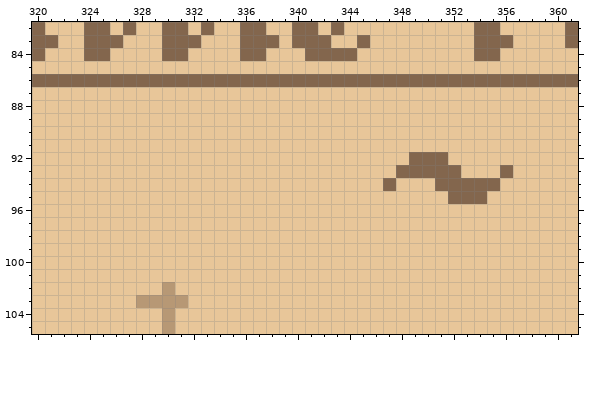
Edited in one commit: pixel-art file (Assets/Sprites/Tests/UI/UI.aseprite). Above, as it was before the edit.
544x480 pixels, 1 frame. Colours within 5 levels of each other are drawn and written as one. Shown: x 320..361, y 82..105.
The same view after the edit:
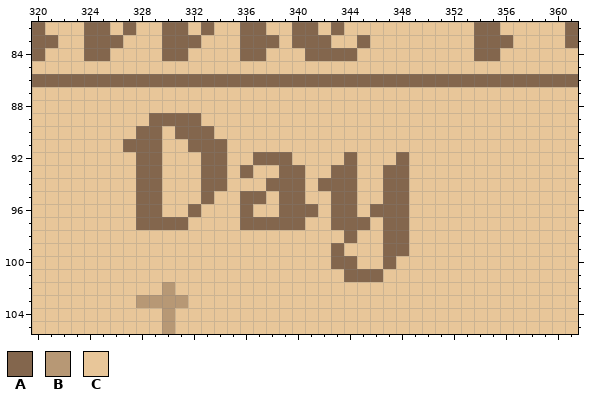
Palette (. is transparent): A #83664d  B #b79875  C #e8c699
Commit: Create battle report UI document
What changed:
Layer "Battle report":
y 89: x 329..332 CCCC -> AAAA
y 90: x 328..329 CC -> AA; x 331..333 CCC -> AAA
y 91: x 327..329 CCC -> AAA; x 332..334 CCC -> AAA
y 92: x 328..329 CC -> AA; x 333..334 CC -> AA; x 337..339 CCC -> AAA; x 344 C -> A; x 348..351 CAAA -> ACCC
y 93: x 328..329 CC -> AA; x 333..334 CC -> AA; x 336 C -> A; x 339..340 CC -> AA; x 343..344 CC -> AA; x 347 C -> A; x 349..352 AAAA -> CCCC; x 356 A -> C
y 94: x 328..329 CC -> AA; x 333..334 CC -> AA; x 338..340 CCC -> AAA; x 342..344 CCC -> AAA; x 348 C -> A; x 351..355 AAAAA -> CCCCC
y 95: x 328..329 CC -> AA; x 333 C -> A; x 336..337 CC -> AA; x 339..340 CC -> AA; x 343..344 CC -> AA; x 347..348 CC -> AA; x 352..354 AAA -> CCC
y 96: x 328..329 CC -> AA; x 332 C -> A; x 336 C -> A; x 339..341 CCC -> AAA; x 343..344 CC -> AA; x 346..348 CCC -> AAA
y 97: x 328..331 CCCC -> AAAA; x 336..340 CCCCC -> AAAAA; x 343..345 CCC -> AAA; x 347..348 CC -> AA
y 98: x 344 C -> A; x 347..348 CC -> AA
y 99: x 343 C -> A; x 347..348 CC -> AA
y 100: x 343..344 CC -> AA; x 347 C -> A
y 101: x 344..346 CCC -> AAA
Pixel boxes of the changes (left, top, right, bottom) in both pictures:
changed: (123, 113, 513, 282)
